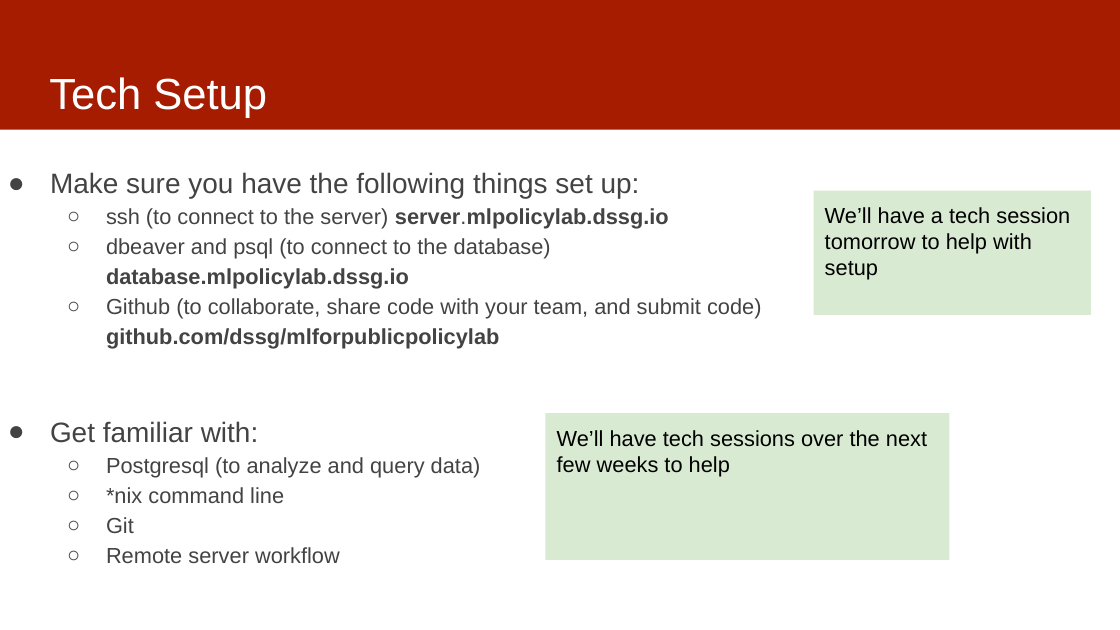
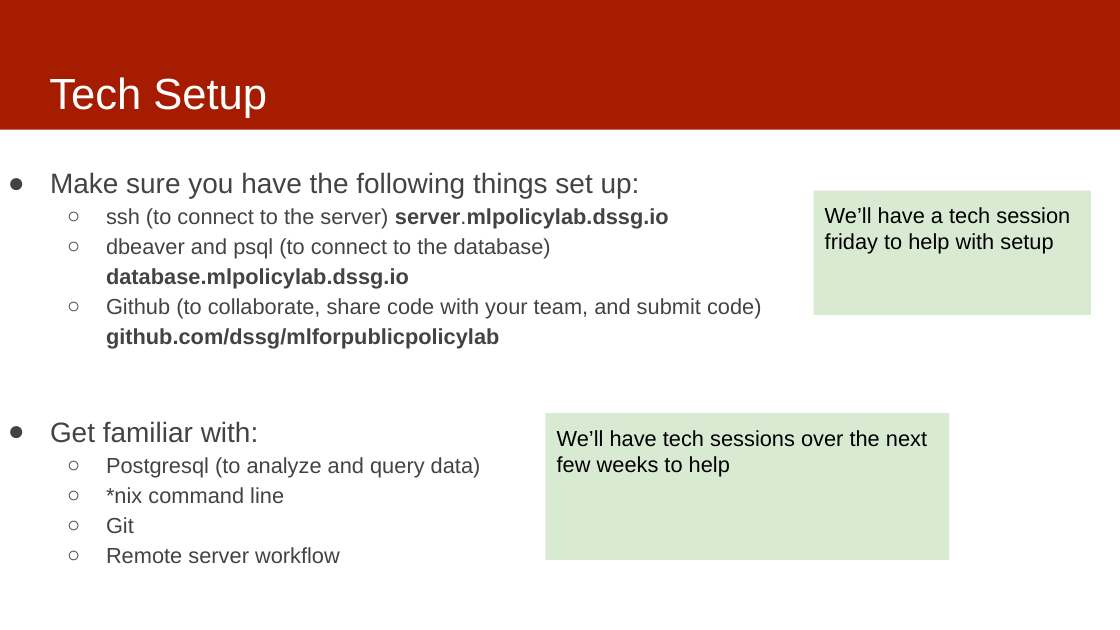
Before and after one commit to dssg/mlforpublicpolicylab, a slide deck: slide 16 of Lectures/01-ClassOverview.pptx (slide 15 before the commit). Drawn at 1120x630 pixels with LibreOffice and Linux fonts; fonts in the diff are those of the drawing. Boxes give left, top, right and bottom in pixels: in the first picture for what was removed or moved away, otherwise in the second. Text is boxed around its words. In the diff, an @@ line names an element or a change of style, - is before the commit and + after.

```diff
--- a/Lectures/01-ClassOverview.pptx
+++ b/Lectures/01-ClassOverview.pptx
@@ text in rectangle at (x1=825, y1=207, x2=1070, y2=254): text changed @@
-We’ll have a tech session tomorrow to help with setup
+We’ll have a tech session friday to help with setup
```
Also in this commit, not shown: 4 other slides changed, 1 slide added.
